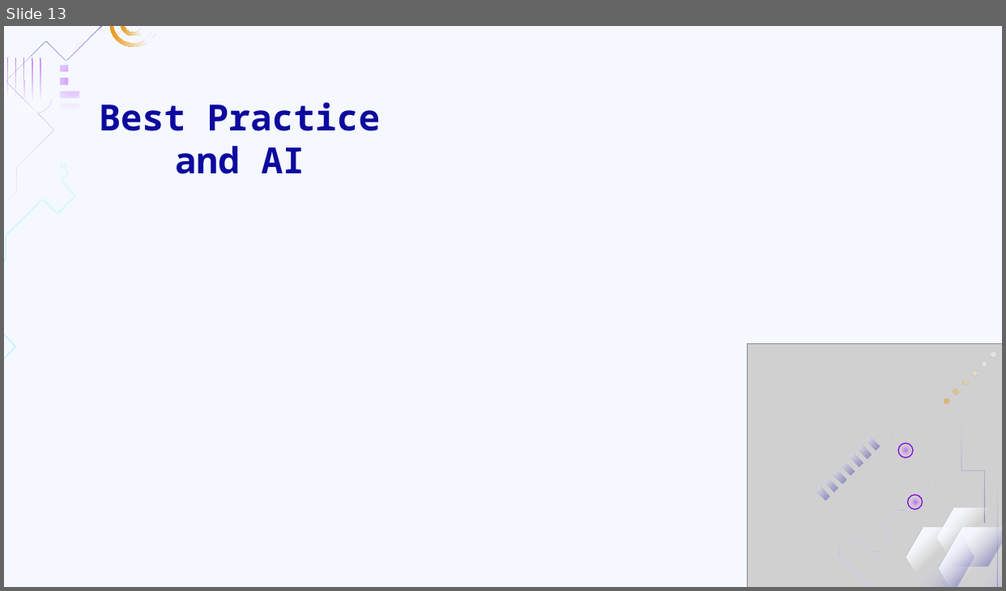
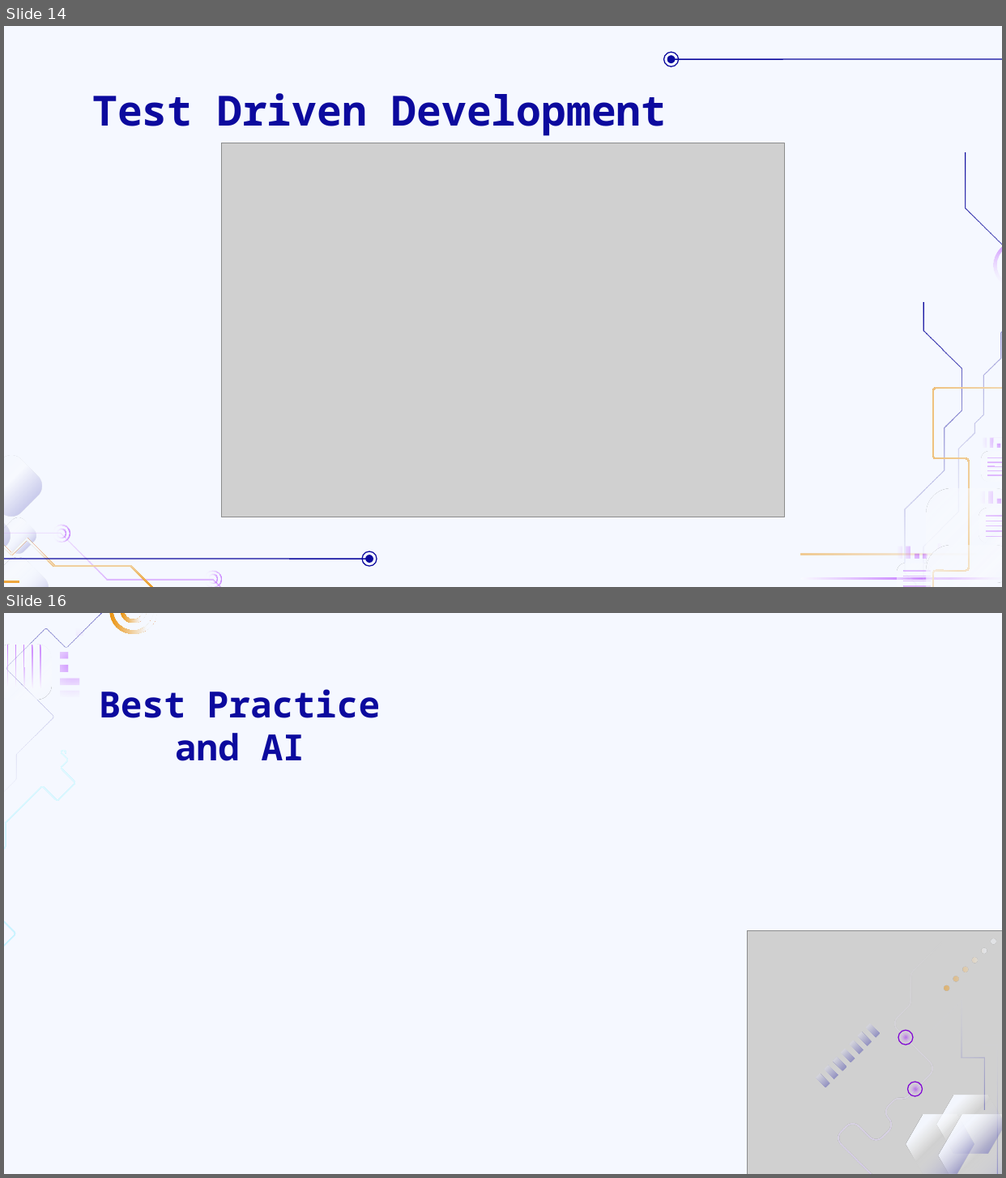
Before and after one commit to keithharrisonuk/Presentations, a slide deck: Software Development Best Practices Talk/Best Practice Talk.odp. Shown one above the other, each under a label of ours: slide 13 before the commit, slides 14 and 16 after it; the slides between them are not shown. The pictures are 1006x591 and 1006x1178 pixels, drawn with LibreOffice and Linux fonts; fonts in the diff are those of the drawing; grey boxes stand for pictures; background and template pictures are left out. Boxes give left, top, right and bottom in pixels: in the first picture for what was removed or moved away, otherwise in the second. Text is boxed around its words. In the diff, an @@ line names an element or a change of style, - is before the commit and + after.

```diff
--- a/Software Development Best Practices Talk/Best Practice Talk.odp
+++ b/Software Development Best Practices Talk/Best Practice Talk.odp
@@ slide 14 added at (4, 26, 1002, 587), background #F5F8FF @@
@@ ellipse added at (663, 52, 679, 67), outline #0C0A9E 0.74 pt @@
@@ ellipse added at (667, 55, 675, 63), fill #0C0A9E @@
@@ line added from (1002, 59) to (675, 59), #0C0A9E 0.74 pt @@
@@ title added at (92, 93, 667, 136), 30 pt, text #0C0A9E, bold @@
+Test Driven Development
@@ picture added at (222, 143, 784, 518) @@
@@ group added at (700, 152, 1002, 587): 29 freeform shapes @@
@@ group added at (4, 454, 377, 587): 10 freeform shapes, 2 ellipses, 1 line @@
@@ what was slide 13 is now slide 16 @@
```
Also in this commit, not shown: 9 slides changed, 5 other slides added, 2 slides removed.
